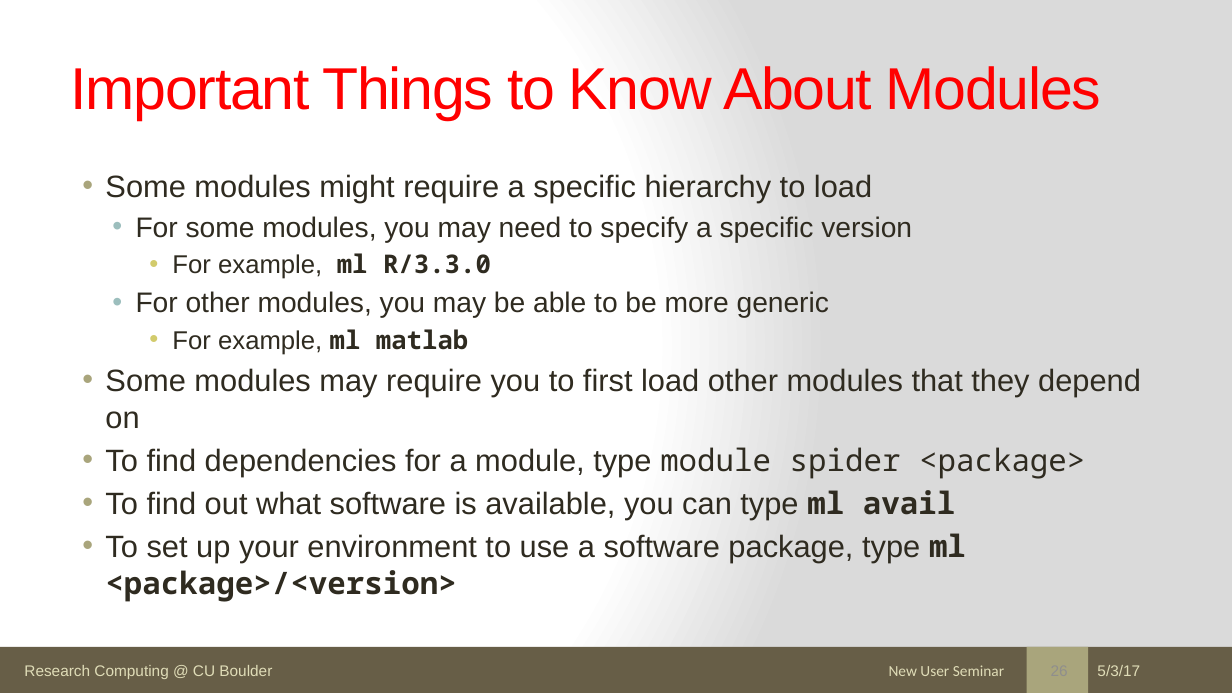
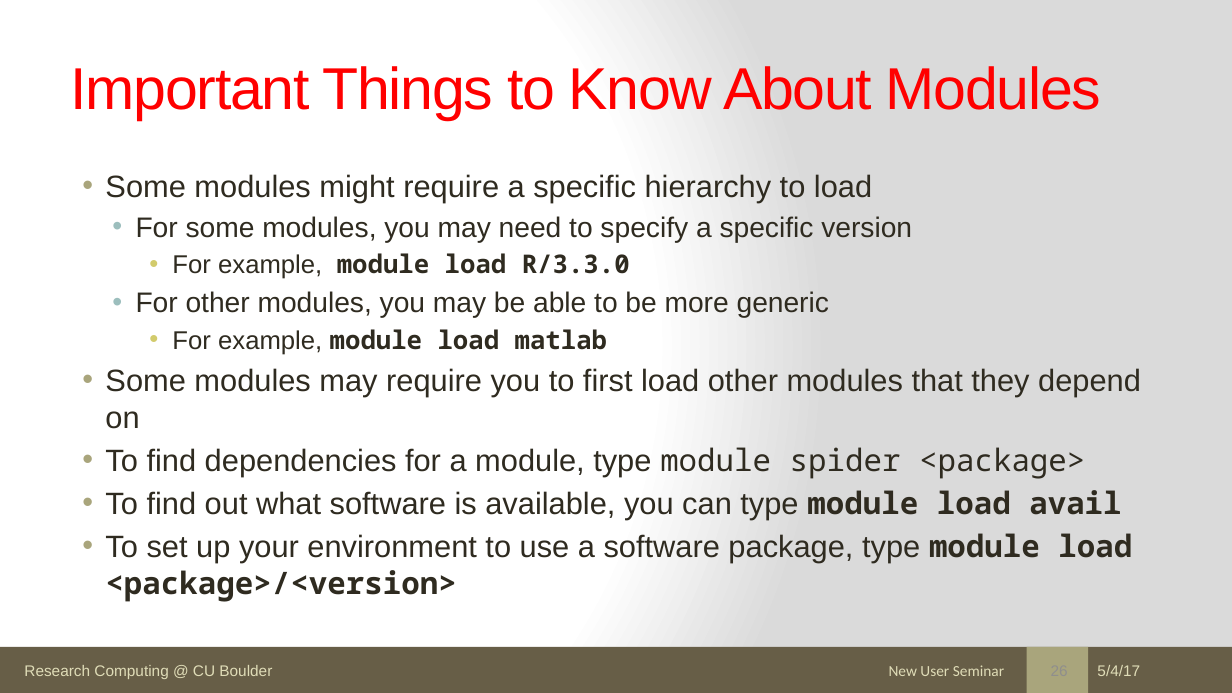
Before and after one commit to ResearchComputing/New_User_Seminar, a slide deck: slide 26 of rc_new_user_seminar_2017.pptx. Drawn at 1232x693 pixels with LibreOffice and Linux fonts; fonts in the diff are those of the drawing. Boxes give left, top, right and bottom in pixels: in the first picture for what was removed or moved away, otherwise in the second. Text is boxed around its words. In the diff, an @@ line names an element or a change of style, - is before the commit and + after.

```diff
--- a/rc_new_user_seminar_2017.pptx
+++ b/rc_new_user_seminar_2017.pptx
@@ text at bbox=[172, 253, 630, 279]: text changed; font Arial to Noto Sans Mono; bold on @@
-    • For example, ml R/3.3.0
+    • For example, module load R/3.3.0
@@ text at bbox=[172, 329, 607, 355]: text changed; font Arial to Noto Sans Mono; bold on @@
-    • For example, ml matlab
+    • For example, module load matlab
@@ text at bbox=[105, 490, 1132, 602]: text changed @@
-• To find out what software is available, you can type ml avail
-• To set up your environment to use a software package, type ml <package>/<version>
+• To find out what software is available, you can type module load avail
+• To set up your environment to use a software package, type module load <package>/<version>
@@ text at bbox=[1097, 665, 1140, 676]: text changed @@
-5/3/17
+5/4/17
```
Also in this commit, not shown: 55 other slides changed, 2 slides removed, 1 other file.
